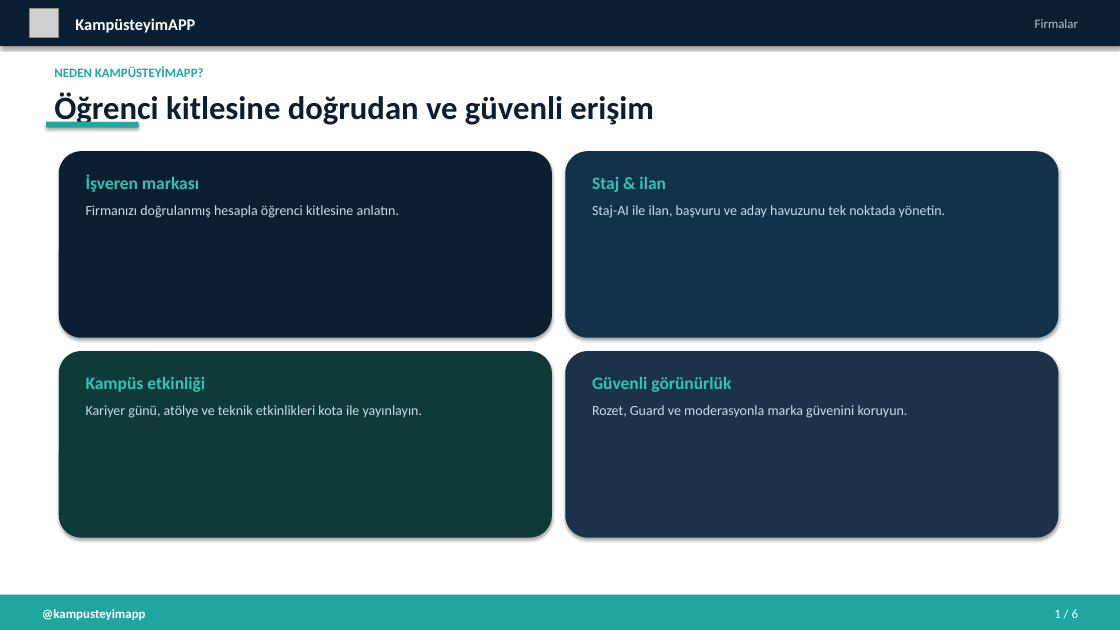
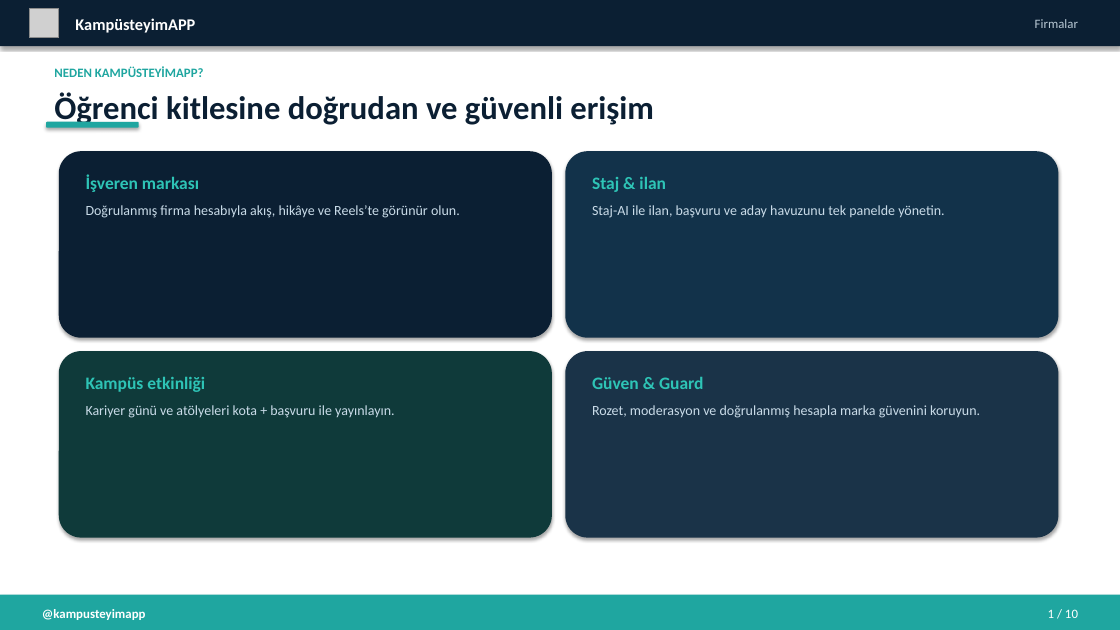
Before and after one commit to kyractlk/kampusteyim, a slide deck: slide 2 of docs/marketing/KampusteyimAPP_Firmalar_Sunumu.pptx. Drawn at 1120x630 pixels with LibreOffice and Linux fonts; fonts in the diff are those of the drawing; grey boxes stand for pictures. Boxes give left, top, right and bottom in pixels: in the first picture for what was removed or moved away, otherwise in the second. Text is boxed around its words. In the diff, an @@ line names an element or a change of style, - is before the commit and + after.

```diff
--- a/docs/marketing/KampusteyimAPP_Firmalar_Sunumu.pptx
+++ b/docs/marketing/KampusteyimAPP_Firmalar_Sunumu.pptx
@@ text at (x1=86, y1=205, x2=460, y2=218): text changed @@
-Firmanızı doğrulanmış hesapla öğrenci kitlesine anlatın.
+Doğrulanmış firma hesabıyla akış, hikâye ve Reels’te görünür olun.
@@ text at (x1=592, y1=205, x2=944, y2=218): text changed @@
-Staj-AI ile ilan, başvuru ve aday havuzunu tek noktada yönetin.
+Staj-AI ile ilan, başvuru ve aday havuzunu tek panelde yönetin.
@@ text at (x1=592, y1=377, x2=704, y2=389): text changed @@
-Güvenli görünürlük
+Güven & Guard
@@ text at (x1=86, y1=405, x2=394, y2=418): text changed @@
-Kariyer günü, atölye ve teknik etkinlikleri kota ile yayınlayın.
+Kariyer günü ve atölyeleri kota + başvuru ile yayınlayın.
@@ text at (x1=592, y1=405, x2=980, y2=418): text changed @@
-Rozet, Guard ve moderasyonla marka güvenini koruyun.
+Rozet, moderasyon ve doğrulanmış hesapla marka güvenini koruyun.
@@ text at (x1=1048, y1=609, x2=1078, y2=618): text changed @@
-1 / 6
+1 / 10
```
Also in this commit, not shown: 6 other slides changed, 4 slides added, 41 other files.
